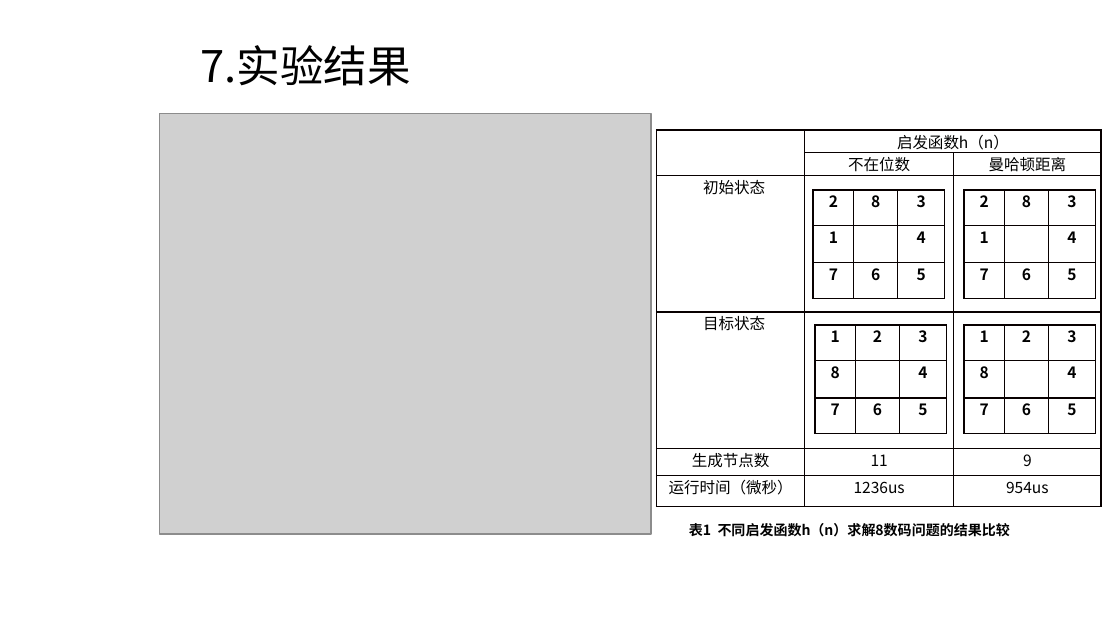
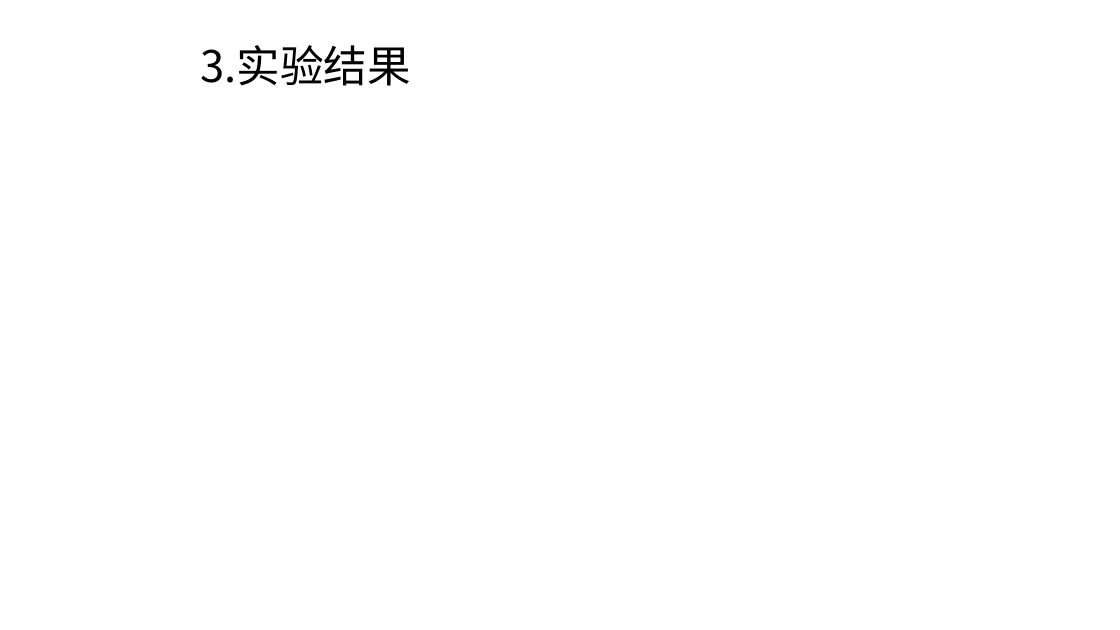
Before and after one commit to Anchovy0901/introduction-to-AI, a slide deck: slide 9 of 小组作业/doc/人工智能_G3_Astar算法讲解.pptx. Drawn at 1120x630 pixels with LibreOffice and Linux fonts; fonts in the diff are those of the drawing; grey boxes stand for pictures; background and template pictures are left out. Boxes give left, top, right and bottom in pixels: in the first picture for what was removed or moved away, otherwise in the second. Text is boxed around its words. In the diff, an @@ line names an element or a change of style, - is before the commit and + after.

```diff
--- a/小组作业/doc/人工智能_G3_Astar算法讲解.pptx
+++ b/小组作业/doc/人工智能_G3_Astar算法讲解.pptx
@@ title at box(201, 45, 411, 86): text changed @@
-7.实验结果
+3.实验结果
@@ picture removed at box(160, 113, 652, 534) @@
@@ table removed at box(656, 130, 1101, 506), 6 rows, 3 columns @@
- | 启发函数h（n） | 
- | 不在位数 | 曼哈顿距离
-初始状态 |  | 
-目标状态 |  | 
-生成节点数 | 11 | 9
-运行时间（微秒） | 1236us | 954us
@@ table removed at box(813, 190, 944, 299), 3 rows, 3 columns @@
-2 | 8 | 3
-1 |  | 4
-7 | 6 | 5
@@ table removed at box(964, 190, 1095, 299), 3 rows, 3 columns @@
-2 | 8 | 3
-1 |  | 4
-7 | 6 | 5
@@ table removed at box(815, 325, 946, 433), 3 rows, 3 columns @@
-1 | 2 | 3
-8 |  | 4
-7 | 6 | 5
@@ table removed at box(964, 325, 1095, 433), 3 rows, 3 columns @@
-1 | 2 | 3
-8 |  | 4
-7 | 6 | 5
@@ text removed at box(689, 523, 1010, 537) @@
-表1 不同启发函数h（n）求解8数码问题的结果比较
```
Also in this commit, not shown: 6 other slides changed, 1 slide added, 1 slide removed, 3 other files.
